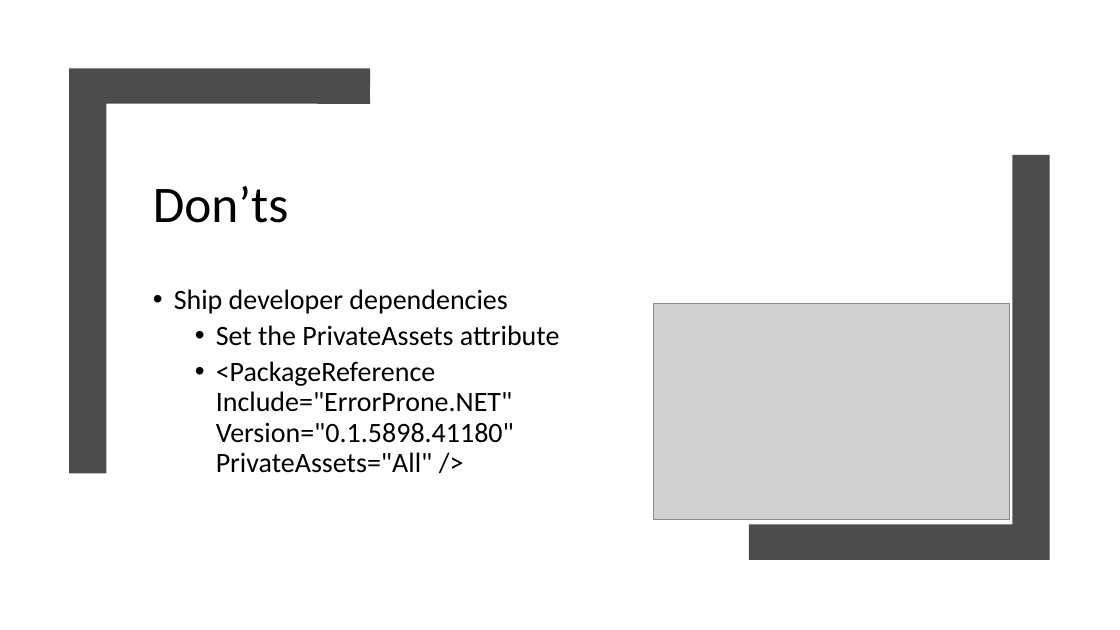
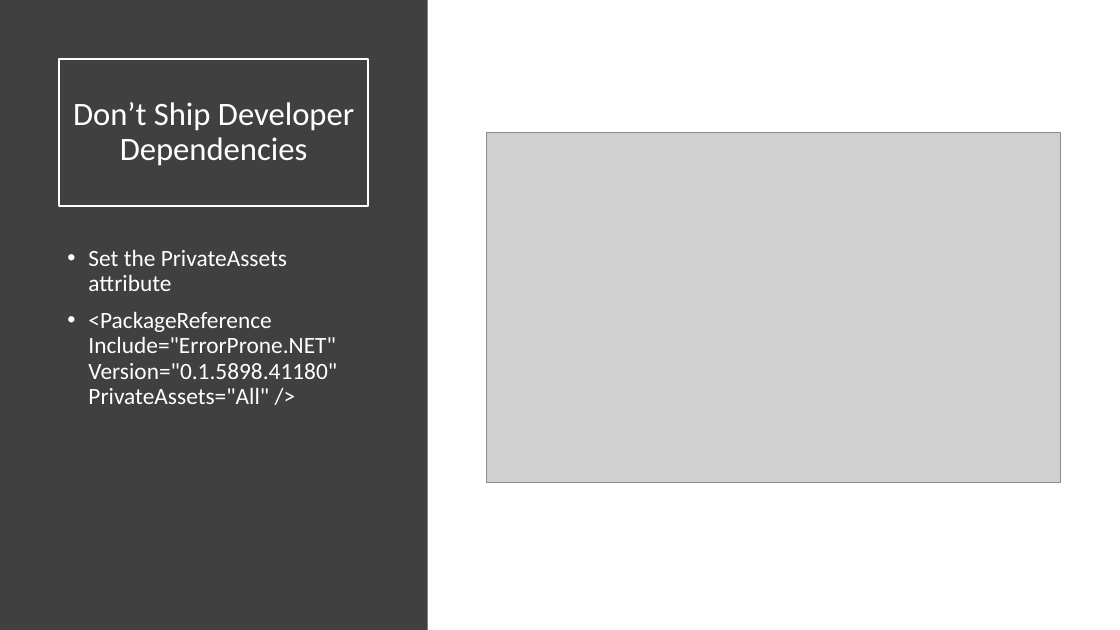
Before and after one commit to ProgrammerAL/Presentations-2019, a slide deck: slide 16 of 01-10 - ONETUG - Working with NuGet Packages/Presentation.pptx (slide 21 before the commit). Drawn at 1120x630 pixels with LibreOffice and Linux fonts; fonts in the diff are those of the drawing; grey boxes stand for pictures. Boxes give left, top, right and bottom in pixels: in the first picture for what was removed or moved away, otherwise in the second. Text is boxed around its words. In the diff, an @@ line names an element or a change of style, - is before the commit and + after.

```diff
--- a/01-10 - ONETUG - Working with NuGet Packages/Presentation.pptx
+++ b/01-10 - ONETUG - Working with NuGet Packages/Presentation.pptx
@@ rectangle added at (x1=0, y1=0, x2=428, y2=630), fill #404040 @@
@@ title added at (x1=59, y1=59, x2=368, y2=206), outline #FFFFFF 1.5 pt, 28 pt, text #FFFFFF @@
+Don’t Ship Developer Dependencies
@@ freeform shape removed at (x1=69, y1=68, x2=370, y2=473) @@
@@ picture resized from (x1=654, y1=303, x2=1009, y2=520) to (x1=486, y1=133, x2=1061, y2=482) @@
@@ freeform shape removed at (x1=749, y1=155, x2=1050, y2=560) @@
@@ title removed at (x1=153, y1=186, x2=289, y2=223) @@
-Don’ts
@@ text "Set the PrivateAssets attribute" moved from (x1=174, y1=289, x2=559, y2=473) to (x1=88, y1=250, x2=337, y2=404) @@
@@ text "Set the PrivateAssets attribute" at (x1=88, y1=250, x2=337, y2=404): size 24 to 20 pt, text colour #000000 to #FFFFFF; list level 2 to 1 in "Set the PrivateAssets attribute"; list level 2 to 1 in "<PackageReference Include="ErrorProne.NET" Version="0.1.5898 ..." @@
@@ text at (x1=174, y1=289, x2=507, y2=314): paragraph removed @@
-• Ship developer dependencies
```
Also in this commit, not shown: 9 other slides changed, 9 slides added, 3 slides removed.
